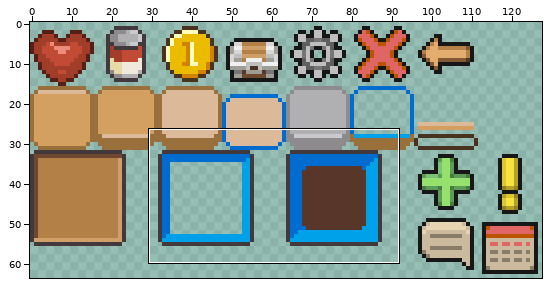
Two versions of one sprite sheet, assets/img/gui/gui.png. Above, an overview of the earlier version with the close-up marked.
Close-up. Before:
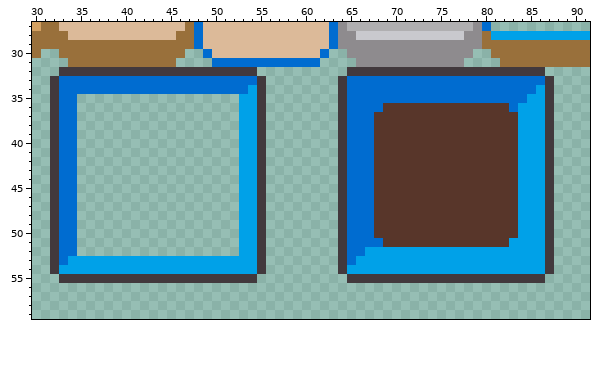
The file is 128x64 pixels. Colours within 5 levels of each other are drawn and written as one. Shown: x 30..91, y 27..59.
And afterwards:
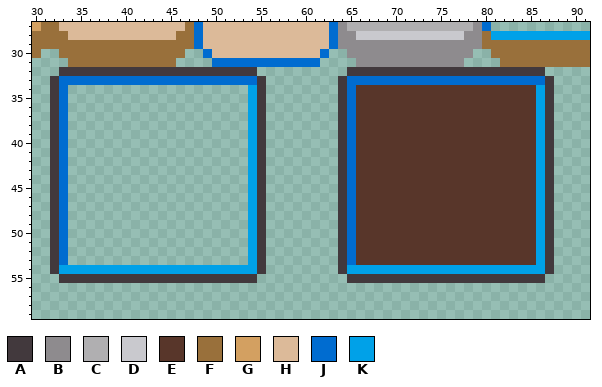
Palette (. is transparent): A #42393d  B #8e8b8e  C #b0afb1  D #c9c9ce  E #58362a  F #99703b  G #d3a061  H #dcba99  J #006cd0  K #00a1e8
What changed:
{"y":34,"x":34,"old":"JJJJJJJJJJJJJJJJJJJJ","new":"...................."}
{"y":34,"x":66,"old":"JJJJJJJJJJJJJJJJJJJJ","new":"EEEEEEEEEEEEEEEEEEEE"}
{"y":35,"x":34,"old":"J","new":"."}
{"y":35,"x":53,"old":"K","new":"."}
{"y":35,"x":66,"old":"JJJJJJJJJJJJJJJJJJJK","new":"EEEEEEEEEEEEEEEEEEEE"}
{"y":36,"x":34,"old":"J","new":"."}
{"y":36,"x":53,"old":"K","new":"."}
{"y":36,"x":66,"old":"JJJ","new":"EEE"}
{"y":36,"x":83,"old":"JKK","new":"EEE"}
{"y":37,"x":34,"old":"J","new":"."}
{"y":37,"x":53,"old":"K","new":"."}
{"y":37,"x":66,"old":"JJ","new":"EE"}
{"y":37,"x":84,"old":"KK","new":"EE"}
{"y":38,"x":34,"old":"J","new":"."}
{"y":38,"x":53,"old":"K","new":"."}
{"y":38,"x":66,"old":"JJ","new":"EE"}
{"y":38,"x":84,"old":"KK","new":"EE"}
{"y":39,"x":34,"old":"J","new":"."}
{"y":39,"x":53,"old":"K","new":"."}
{"y":39,"x":66,"old":"JJ","new":"EE"}
{"y":39,"x":84,"old":"KK","new":"EE"}
{"y":40,"x":34,"old":"J","new":"."}
{"y":40,"x":53,"old":"K","new":"."}
{"y":40,"x":66,"old":"JJ","new":"EE"}
{"y":40,"x":84,"old":"KK","new":"EE"}
{"y":41,"x":34,"old":"J","new":"."}
{"y":41,"x":53,"old":"K","new":"."}
{"y":41,"x":66,"old":"JJ","new":"EE"}
{"y":41,"x":84,"old":"KK","new":"EE"}
{"y":42,"x":34,"old":"J","new":"."}
{"y":42,"x":53,"old":"K","new":"."}
{"y":42,"x":66,"old":"JJ","new":"EE"}
{"y":42,"x":84,"old":"KK","new":"EE"}
{"y":43,"x":34,"old":"J","new":"."}
{"y":43,"x":53,"old":"K","new":"."}
{"y":43,"x":66,"old":"JJ","new":"EE"}
{"y":43,"x":84,"old":"KK","new":"EE"}
{"y":44,"x":34,"old":"J","new":"."}
{"y":44,"x":53,"old":"K","new":"."}
{"y":44,"x":66,"old":"JJ","new":"EE"}
{"y":44,"x":84,"old":"KK","new":"EE"}
{"y":45,"x":34,"old":"J","new":"."}
{"y":45,"x":53,"old":"K","new":"."}
{"y":45,"x":66,"old":"JJ","new":"EE"}
{"y":45,"x":84,"old":"KK","new":"EE"}
{"y":46,"x":34,"old":"J","new":"."}
{"y":46,"x":53,"old":"K","new":"."}
{"y":46,"x":66,"old":"JJ","new":"EE"}
{"y":46,"x":84,"old":"KK","new":"EE"}
{"y":47,"x":34,"old":"J","new":"."}
{"y":47,"x":53,"old":"K","new":"."}
{"y":47,"x":66,"old":"JJ","new":"EE"}
{"y":47,"x":84,"old":"KK","new":"EE"}
{"y":48,"x":34,"old":"J","new":"."}
{"y":48,"x":53,"old":"K","new":"."}
{"y":48,"x":66,"old":"JJ","new":"EE"}
{"y":48,"x":84,"old":"KK","new":"EE"}
{"y":49,"x":34,"old":"J","new":"."}
{"y":49,"x":53,"old":"K","new":"."}
{"y":49,"x":66,"old":"JJ","new":"EE"}
{"y":49,"x":84,"old":"KK","new":"EE"}
{"y":50,"x":34,"old":"J","new":"."}
{"y":50,"x":53,"old":"K","new":"."}
{"y":50,"x":66,"old":"JJ","new":"EE"}
{"y":50,"x":84,"old":"KK","new":"EE"}
{"y":51,"x":34,"old":"J","new":"."}
{"y":51,"x":53,"old":"K","new":"."}
{"y":51,"x":66,"old":"JJJ","new":"EEE"}
{"y":51,"x":83,"old":"KKK","new":"EEE"}
{"y":52,"x":34,"old":"J","new":"."}
{"y":52,"x":53,"old":"K","new":"."}
{"y":52,"x":66,"old":"JKKKKKKKKKKKKKKKKKKK","new":"EEEEEEEEEEEEEEEEEEEE"}
{"y":53,"x":34,"old":"KKKKKKKKKKKKKKKKKKKK","new":"...................."}
{"y":53,"x":66,"old":"KKKKKKKKKKKKKKKKKKKK","new":"EEEEEEEEEEEEEEEEEEEE"}
{"label":"erased","picture_box":[68,85,248,265]}
{"label":"changed","picture_box":[356,85,536,265]}
